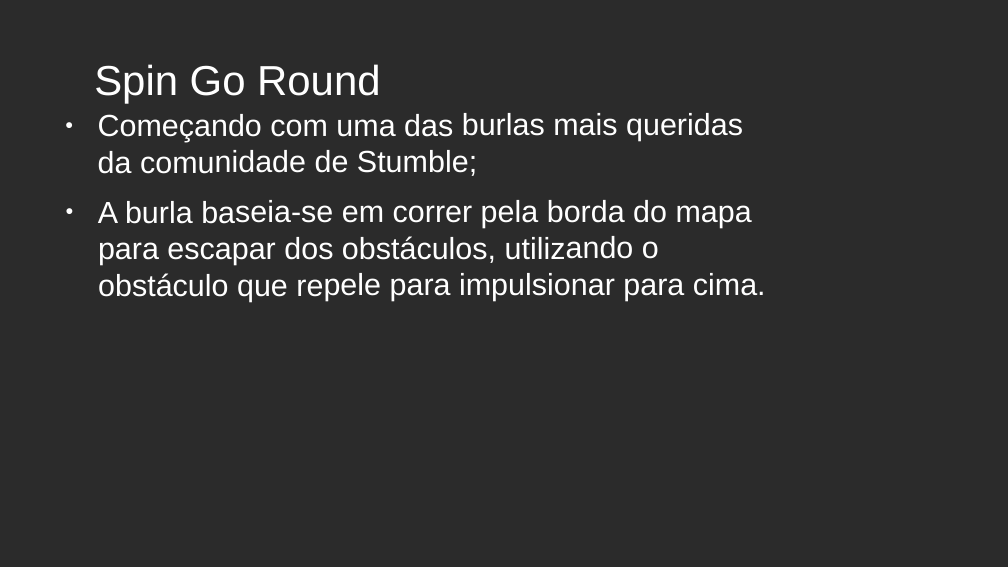
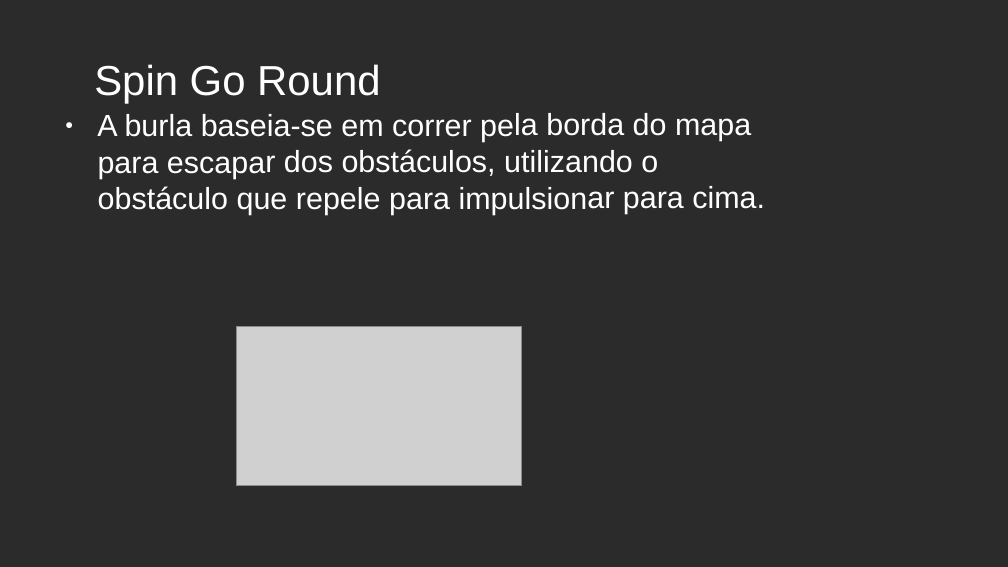
Before and after one commit to bernacastro/repositoriolegal, a slide deck: slide 5 of Strumble.gays.odp. Drawn at 1008x567 pixels with LibreOffice and Linux fonts; fonts in the diff are those of the drawing; grey boxes stand for pictures; background and template pictures are left out; a plain dark background stands for a picture behind light text. Boxes give left, top, right and bottom in pixels: in the first picture for what was removed or moved away, otherwise in the second. Text is boxed around its words. In the diff, an @@ line names an element or a change of style, - is before the commit and + after.

```diff
--- a/Strumble.gays.odp
+++ b/Strumble.gays.odp
@@ text at bbox=[98, 113, 743, 176]: paragraph removed @@
-● Começando com uma das burlas mais queridas da comunidade de Stumble;
@@ picture added at bbox=[236, 327, 521, 487] @@
```
Also in this commit, not shown: 4 other slides changed.
